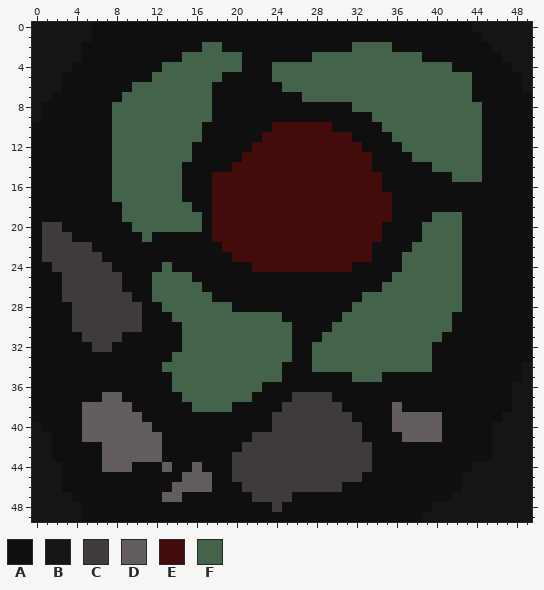
Pixel-art sprite, stored at graphics/wall2.png. This is how it looked before the edit.
The file is 50x50 pixels. Colours within 5 levels of each other are drawn and written as one.
Palette (. is transparent): A #0f0f0f  B #161515  C #3f3b3b  D #635c5c  E #440b0b  F #43634a
Once edited:
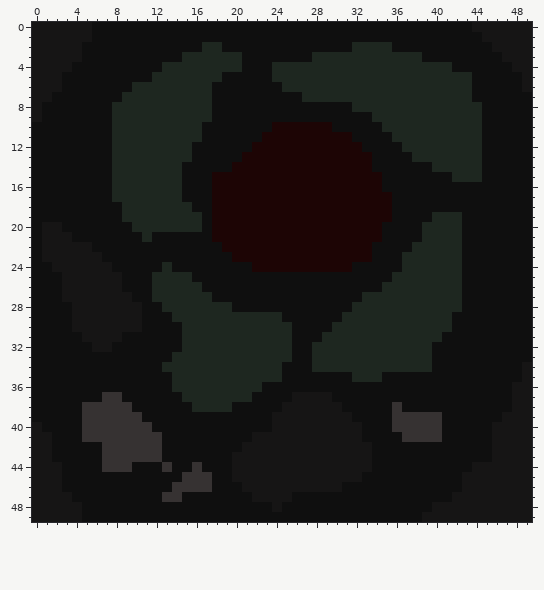
Difference:
colour D: #635c5c -> #363232
colour E: #440b0b -> #1d0505
colour F: #43634a -> #1e2720
y 20: x 1..2 CC -> BB
y 21: x 1..3 CCC -> BBB
y 22: x 1..5 CCCCC -> BBBBB
y 23: x 1..6 CCCCCC -> BBBBBB
y 24: x 2..7 CCCCCC -> BBBBBB
y 25..26: x 3..8 CCCCCC -> BBBBBB
y 27: x 3..9 CCCCCCC -> BBBBBBB
y 28..30: x 4..10 CCCCCCC -> BBBBBBB
y 31: x 5..8 CCCC -> BBBB
y 32: x 6..7 CC -> BB
y 37: x 26..29 CCCC -> BBBB
y 38: x 25..30 CCCCCC -> BBBBBB
y 39: x 24..31 CCCCCCCC -> BBBBBBBB
y 40: x 24..32 CCCCCCCCC -> BBBBBBBBB
y 41: x 22..32 CCCCCCCCCCC -> BBBBBBBBBBB
y 42: x 21..33 CCCCCCCCCCCCC -> BBBBBBBBBBBBB
y 43..44: x 20..33 CCCCCCCCCCCCCC -> BBBBBBBBBBBBBB
y 45: x 20..32 CCCCCCCCCCCCC -> BBBBBBBBBBBBB
y 46: x 21..30 CCCCCCCCCC -> BBBBBBBBBB
y 47: x 22..25 CCCC -> BBBB
y 48: x 24 C -> B
Changed places in both pictures, as pixel boxes (x1, y1, x2, y2):
changed: (42, 42, 482, 512)
